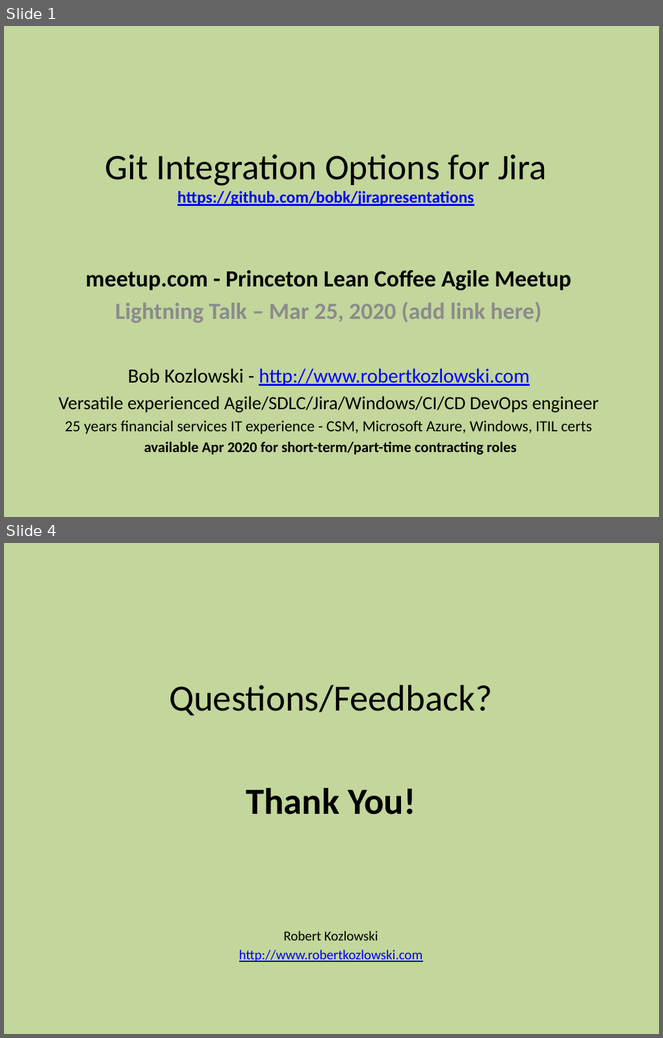
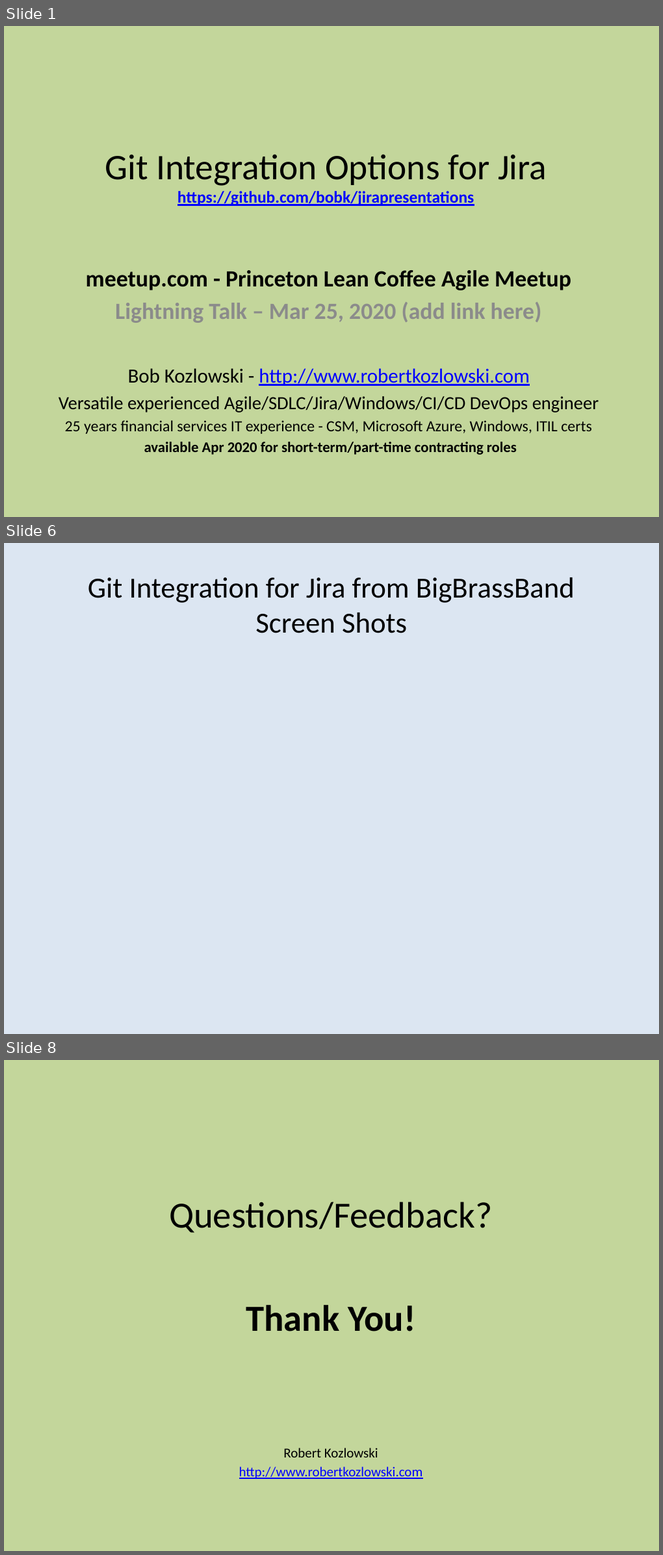
Before and after one commit to bobk/jirapresentations, a slide deck: Git Integration Options for Jira.pptx. Shown one above the other, each under a label of ours: slides 1 and 4 before the commit, slides 1, 6 and 8 after it; the slides between them are not shown. The pictures are 663x1038 and 663x1555 pixels, drawn with LibreOffice and Linux fonts; fonts in the diff are those of the drawing. Boxes give left, top, right and bottom in pixels: in the first picture for what was removed or moved away, otherwise in the second. Text is boxed around its words. In the diff, an @@ line names an element or a change of style, - is before the commit and + after.

```diff
--- a/Git Integration Options for Jira.pptx
+++ b/Git Integration Options for Jira.pptx
@@ slide 6 added at [4, 543, 659, 1034], background #DCE6F2 @@
@@ title added at [88, 577, 575, 633], 32 pt, text #000000 @@
+Git Integration for Jira from BigBrassBand
+Screen Shots
@@ what was slide 4 is now slide 8 @@
```
Also in this commit, not shown: 3 slides changed, 3 other slides added.
